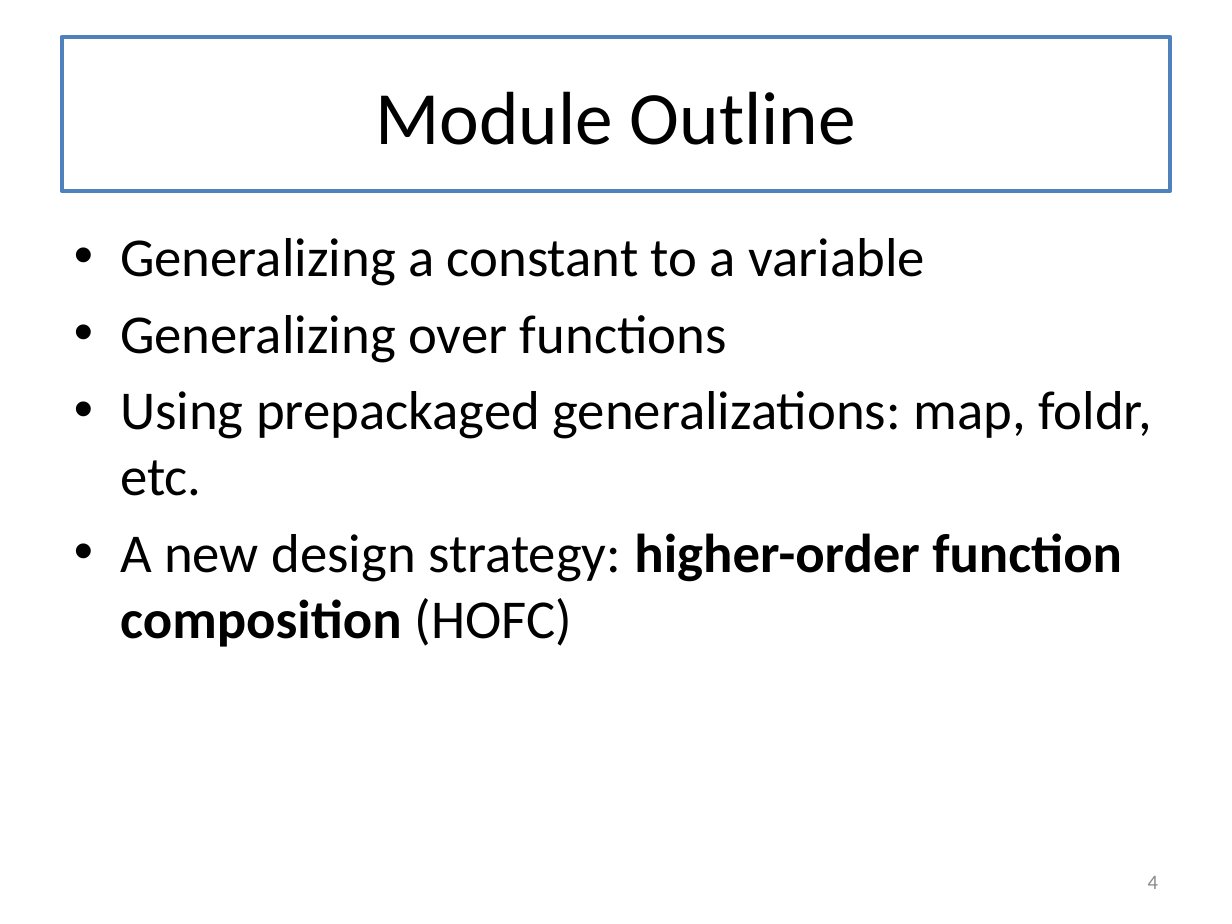
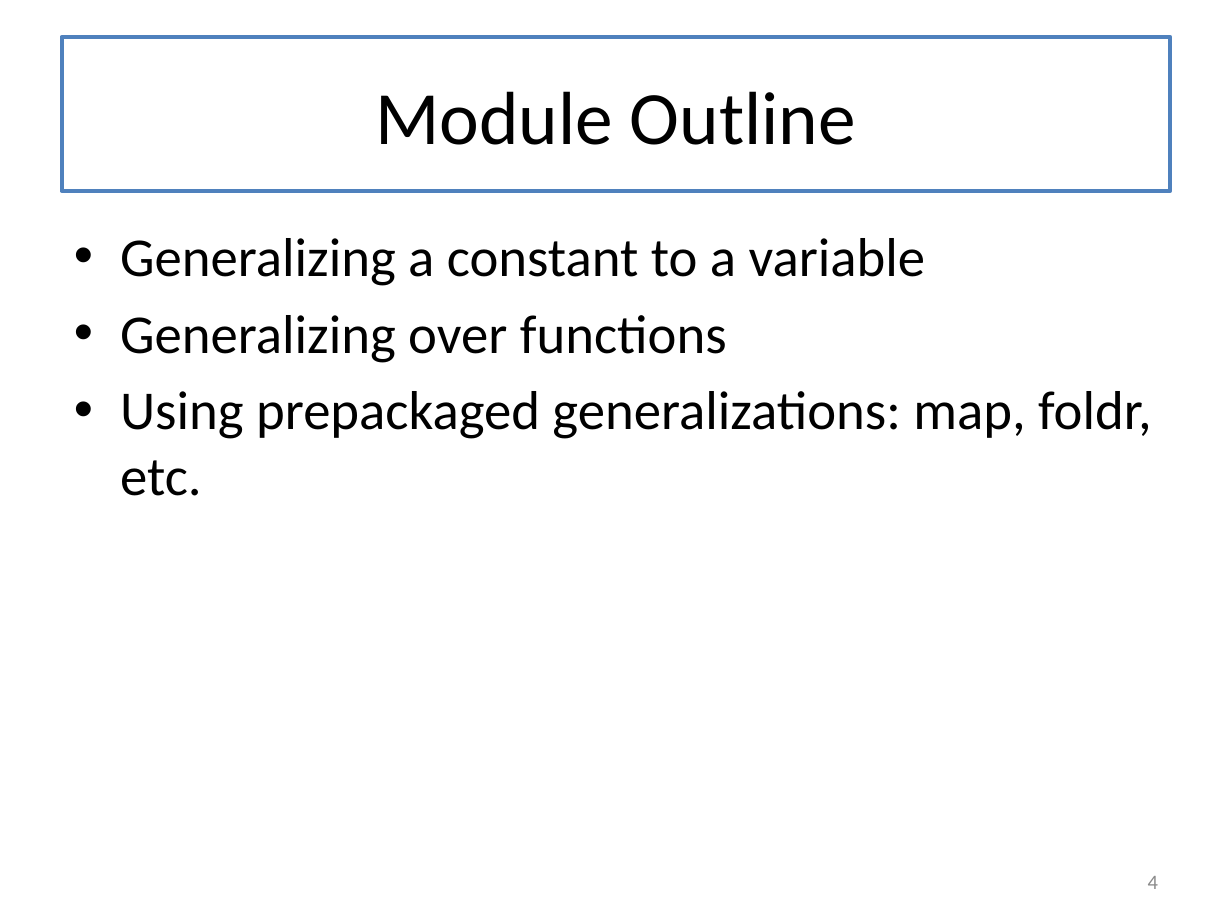
Before and after one commit to mwand/cs5010f16, a slide deck: slide 4 of Slides/Lesson 5.1 Generalizing Similar Functions.pptx. Drawn at 1232x924 pixels with LibreOffice and Linux fonts; fonts in the diff are those of the drawing. Boxes give left, top, right and bottom in pixels: in the first picture for what was removed or moved away, otherwise in the second. Text is boxed around its words. In the diff, an @@ line names an element or a change of style, - is before the commit and + after.

Commit message:
working on Module 05

```diff
--- a/Slides/Lesson 5.1 Generalizing Similar Functions.pptx
+++ b/Slides/Lesson 5.1 Generalizing Similar Functions.pptx
@@ text at (x1=120, y1=533, x2=1122, y2=647): paragraph removed @@
-• A new design strategy: higher-order function composition (HOFC)
```
Also in this commit, not shown: 2 other slides changed, 12 other files.
